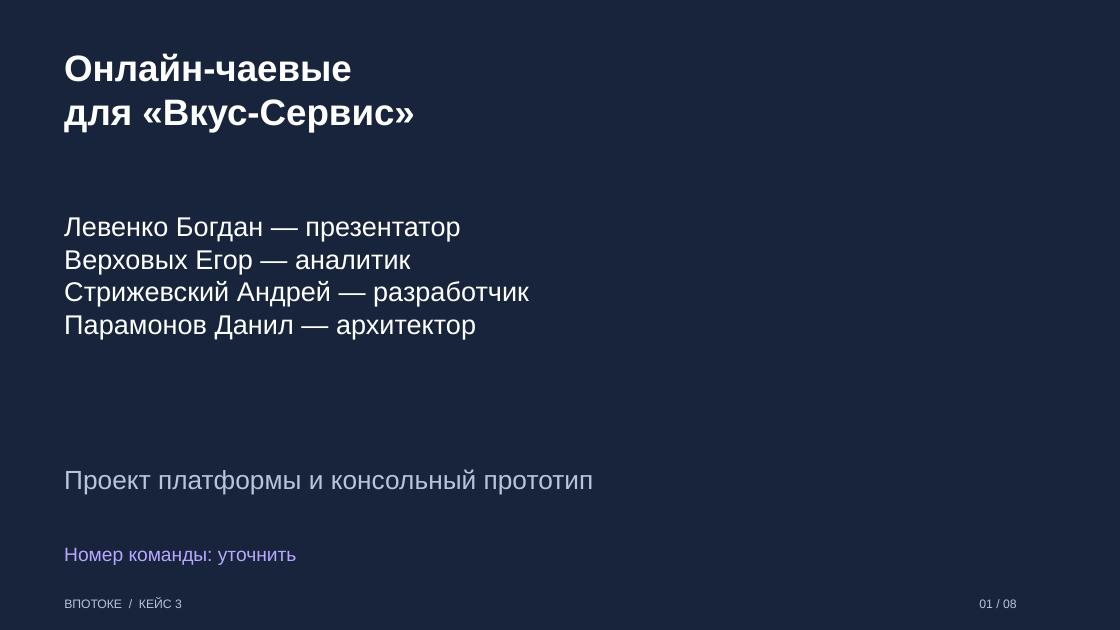
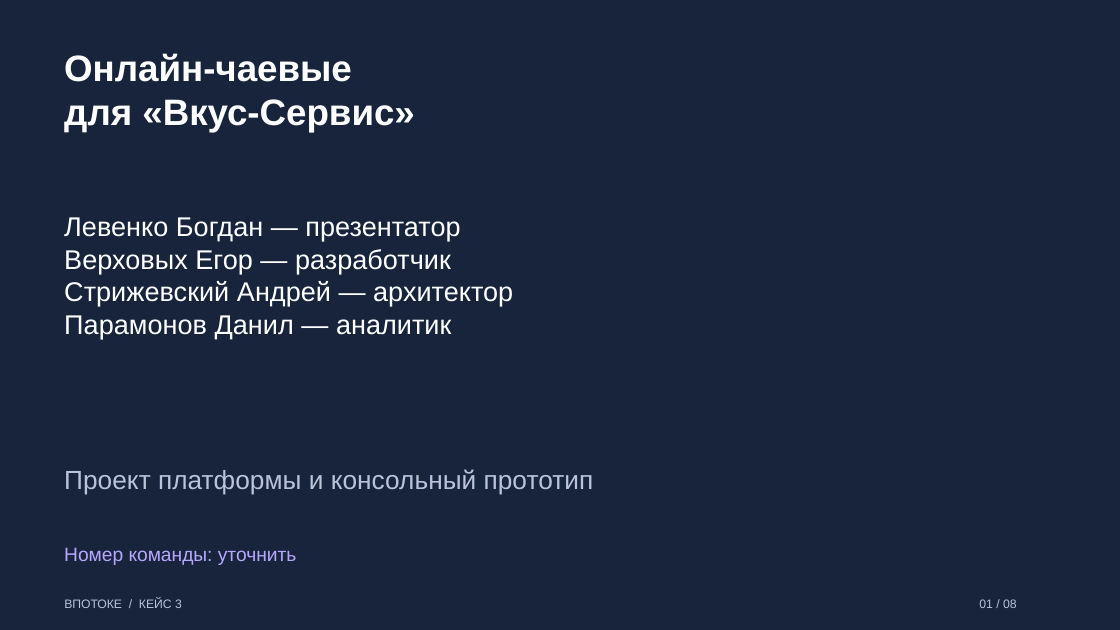
Before and after one commit to AndrewStrizhevskiy/vpotoke-case3-tips, a slide deck: slide 1 of submission/presenter/presentation.pptx. Drawn at 1120x630 pixels with LibreOffice and Linux fonts; fonts in the diff are those of the drawing. Boxes give left, top, right and bottom in pixels: in the first picture for what was removed or moved away, otherwise in the second. Text is boxed around its words. In the diff, an @@ line names an element or a change of style, - is before the commit and + after.

Commit message:
Fix roles to match git history (architect, analyst, developer)
- slide 1 and appendix: Strizhevskiy - architect, Paramonov - analyst,
  Verkhovykh - developer; matrix D responsibilities follow the person
- presentation.pdf: slide 1 regenerated, slides 2-8 unchanged
- appendix.pdf re-exported from appendix.md (11 pages)

```diff
--- a/submission/presenter/presentation.pptx
+++ b/submission/presenter/presentation.pptx
@@ text at [64,249,513,339]: text changed @@
-Верховых Егор — аналитик
-Стрижевский Андрей — разработчик
-Парамонов Данил — архитектор
+Верховых Егор — разработчик
+Стрижевский Андрей — архитектор
+Парамонов Данил — аналитик
```
Also in this commit, not shown: 3 other files.
